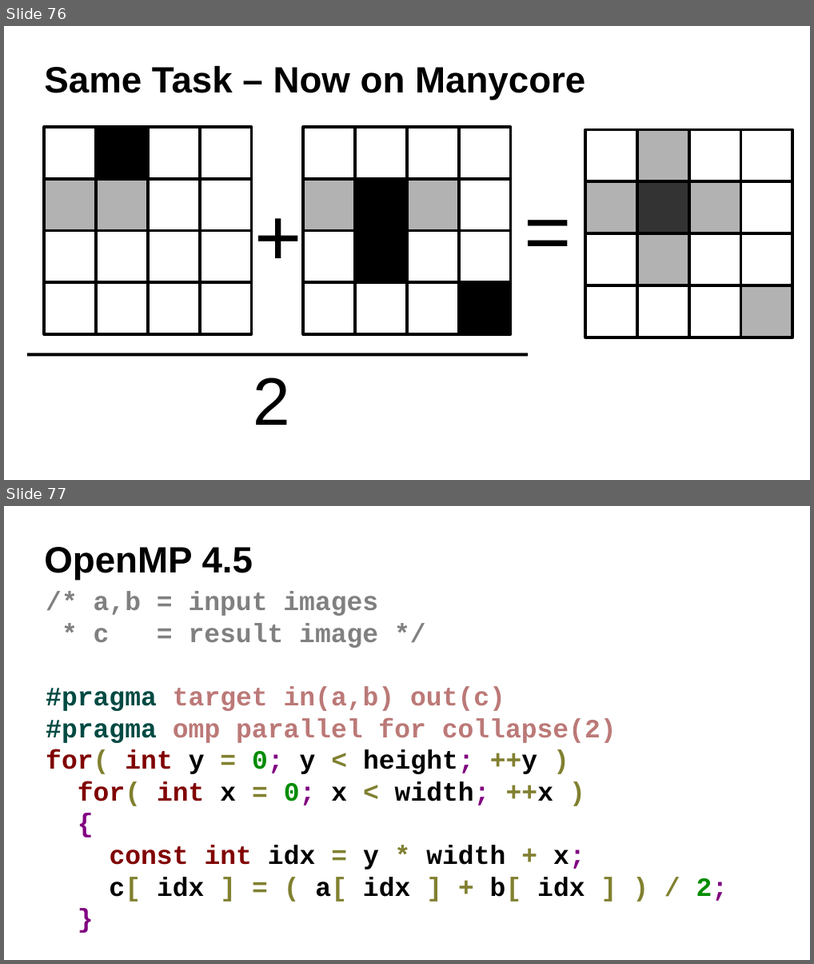
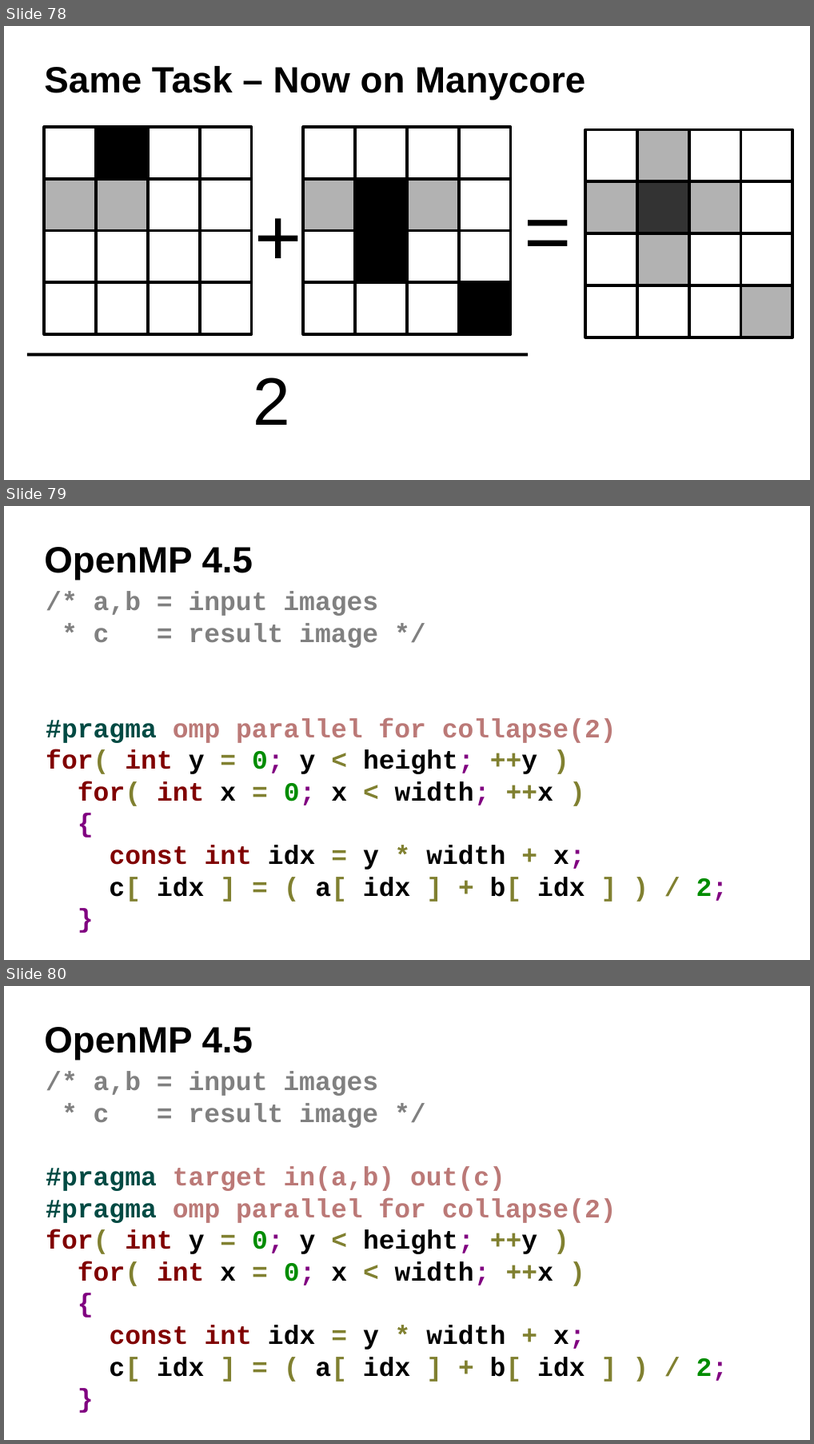
Before and after one commit to ax3l/datenspuren_2016, a slide deck: Slides.odp. Shown one above the other, each under a label of ours: slides 76 and 77 before the commit, slides 78, 79 and 80 after it. The pictures are 814x964 and 814x1444 pixels, drawn with LibreOffice and Linux fonts; fonts in the diff are those of the drawing; background and template pictures are left out. Boxes give left, top, right and bottom in pixels: in the first picture for what was removed or moved away, otherwise in the second. Text is boxed around its words. In the diff, an @@ line names an element or a change of style, - is before the commit and + after.

```diff
--- a/Slides.odp
+++ b/Slides.odp
@@ slide 79 added at <box>4,506,810,960</box>, background #FFFFFF @@
@@ title added at <box>44,547,254,580</box>, 36 pt, text #000000, bold @@
+OpenMP 4.5
@@ text added at <box>46,591,729,901</box>, 26 pt, text #000000, bold @@
+/* a,b = input images
+* c = result image */
+#pragma omp parallel for collapse(2)
+for( int y = 0; y < height; ++y )
+for( int x = 0; x < width; ++x )
+{
+const int idx = y * width + x;
+c[ idx ] = ( a[ idx ] + b[ idx ] ) / 2;
+}
@@ what was slide 76 is now slide 78 @@
@@ what was slide 77 is now slide 80 @@
```
Also in this commit, not shown: 5 slides changed, 2 other slides added.
